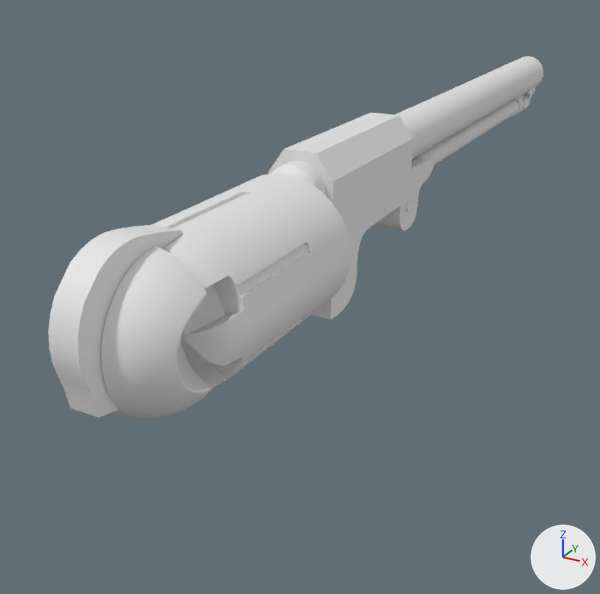
What one commit did to the Blender file colt.blend.
Camera for both pictures: a camera (50 mm lens) standing at (6.53, -18.87, 3.98) and looking at (-1.44, -4.39, -3.27). Every picture has the same lights, and +X, +Y and +Z are marked at lower right.
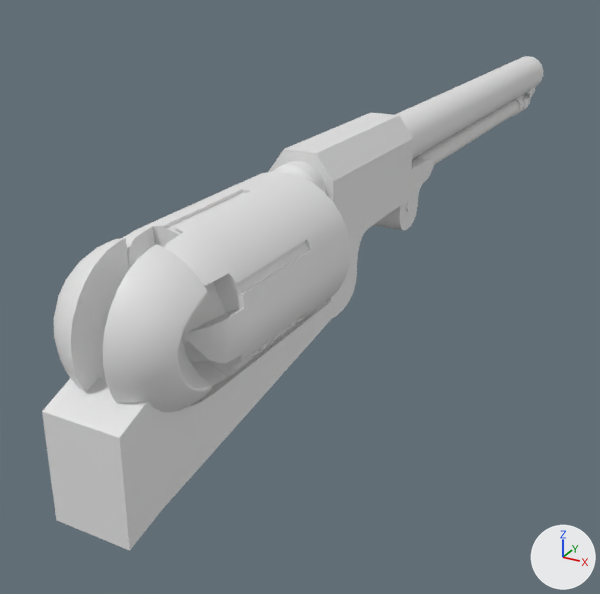
What differs and where, as boxes (x1, y1, x2, y2) in the pictures (600 x 594 px):
'Cylinder.005', moved
    before: (152, 173, 350, 389)
    after: (123, 171, 351, 386)
'Cube.005', added
    after: (42, 301, 331, 551)
'Sphere', reshaped, moved
    before: (101, 246, 211, 418)
    after: (54, 238, 212, 412)
'Cylinder.006', hidden
    before: (48, 225, 182, 418)

The change in detail:
me_sphere is used by ob_sphere; location (0.0, -11.18, -0.78); scale (1.2, 1.2, 1.2).
me_sphere had 368 vertices, 335 faces and spanned x -1.0..0.84, y -0.98..0.0, z -1.0..0.98.
me_sphere now has 368 vertices, 337 faces and spans x -0.92..0.92, y -0.56..0.42, z -0.94..1.04.
me_sphere part 1: 368 vertices removed from x -1.0..0.84, y -0.98..0.0, z -1.0..0.98; 368 vertices added at x -0.92..0.92, y -0.56..0.42, z -0.94..1.04.
me_cylinder_007 has 43 vertices, 26 faces and spans x -1.0..0.92, y -1.0..0.95, z -1.0..1.0.
me_cylinder_007 is used by ob_cylinder_006; location (0.0, -11.58, -0.49); rotation (0.0, 1.571, 0.0), in degrees (0, 90, 0); scale (1.1, 1.1, 0.225).
me_cylinder_007 part 2: the whole mesh is moved by (0.24, 0.21, 0.0).
Mesh me_cube_005 is new.
It has 182 vertices, 152 faces and spans x -1.0..1.0, y -2.11..3.47, z -1.08..1.18.
Object 'Cylinder.005' (ob_cylinder_005) moves from (0.0, -9.32, -0.79) to (0.0, -9.44, -0.75).
Object 'Sphere' (ob_sphere) moves from (0.0, -11.18, -0.78) to (-0.09, -11.66, -0.83).
Object 'Cylinder.006' (ob_cylinder_006) moves from (0.0, -11.58, -0.49) to (0.0, -11.81, -0.17).
Object 'Cylinder.006' (ob_cylinder_006) is now hidden.
Object 'Cube.005' (ob_cube_005) is new; it shows me_cube_005.
Its location is (0.0, -10.48, -2.26).
Its scale is (0.621, 1.0, 0.85).
